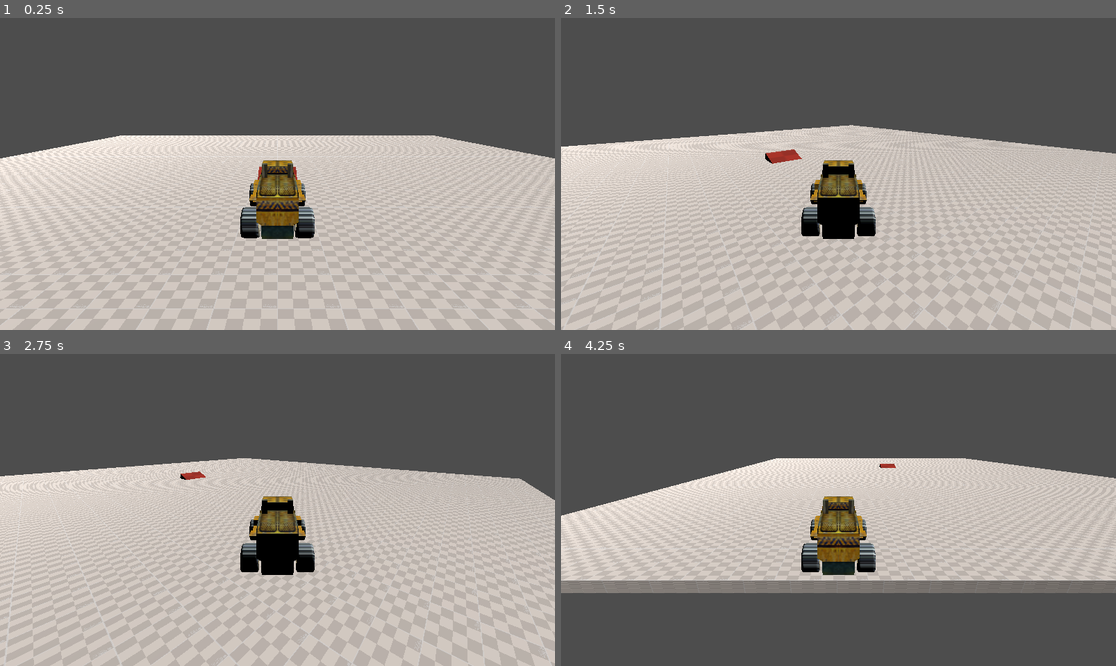
Above: before the commit, frames 1-4 (two rows, left to right).
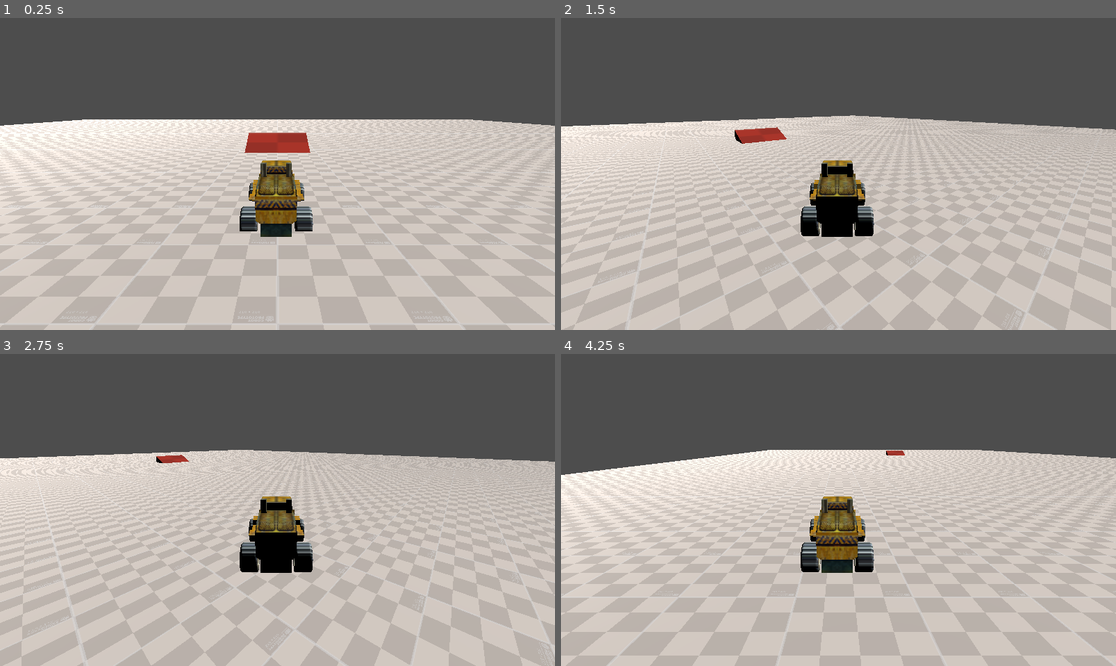
Above: after the commit, the same moments.

Repository: d-c02/bigmodejam2026
Game: Godot game, scene res://Scenes/testmap.tscn
Same seed, same stepped clock (60 frames per second), same inputs: the game is played once before the commit and once after it.
Inputs:
- Up to frame 1 (0.25 s): no input
- Up to frame 2 (1.5 s): hold D (turn_right) 0.53-1.28 s; hold S (decelerate) 0.53-1.28 s; hold A (turn_left) from 1.28 s (still down); tap S (decelerate) at 1.35 s
- Up to frame 3 (2.75 s): release A (turn_left) at 2.03 s; hold D (turn_right) from 2.03 s (still down); hold S (decelerate) from 2.03 s (still down)
- Up to frame 4 (4.25 s): release D (turn_right) at 2.78 s; release S (decelerate) at 2.78 s; hold W (accelerate) 2.78-3.53 s; tap S (decelerate) at 2.85 s; hold A (turn_left) from 3.53 s (still down); hold S (decelerate) from 3.53 s (still down)

The runs differ from the first frame. In frame 1, 25% of the frame differs, in the area x 0-100%, y 32-100%; in frame 2, 18%; in frame 3, 17%; in frame 4, 47%, in the area x 0-100%, y 30-100%.

Commit message:
Fully working (Model needs to not be resized fsr)

Diff:
--- a/Scenes/sphere_car.gd
+++ b/Scenes/sphere_car.gd
@@ -34,6 +34,7 @@
 
 	if linear_velocity.length() > turn_stop_limit:
 		var new_basis = car_mesh.global_transform.basis.rotated(car_mesh.global_transform.basis.y.normalized(), turn_input)
+
 		car_mesh.global_transform.basis = car_mesh.global_transform.basis.slerp(new_basis, turn_speed * delta)
 		car_mesh.global_transform = car_mesh.global_transform.orthonormalized()
 		var t = -turn_input * linear_velocity.length() / body_tilt
--- a/Scenes/sphere_car.tscn
+++ b/Scenes/sphere_car.tscn
@@ -1,7 +1,7 @@
 [gd_scene format=3 uid="uid://dtx7f7x5w6j63"]
 
-[ext_resource type="PackedScene" uid="uid://chbdce2xttahq" path="res://Models/bulldozer.glb" id="1_5savg"]
 [ext_resource type="Script" uid="uid://djacxk3assysx" path="res://Scenes/sphere_car.gd" id="1_cbnq8"]
+[ext_resource type="PackedScene" uid="uid://h42mudhq2gdw" path="res://Models/tinybrute.glb" id="2_cbnq8"]
 
 [sub_resource type="PhysicsMaterial" id="PhysicsMaterial_cbnq8"]
 
@@ -16,16 +16,15 @@
 [node name="CollisionShape3D" type="CollisionShape3D" parent="." unique_id=718584098]
 shape = SubResource("SphereShape3D_jrym5")
 
-[node name="mesh" parent="." unique_id=762707843 instance=ExtResource("1_5savg")]
-unique_name_in_owner = true
-transform = Transform3D(0.425, 0, 0, 0, 0.425, 0, 0, 0, 0.425, 0, -1, 0)
+[node name="mesh" parent="." unique_id=723027539 instance=ExtResource("2_cbnq8")]
+transform = Transform3D(1, 0, 0, 0, 1, 0, 0, 0, 1, 0, -1, 0)
 top_level = true
 
 [node name="raycast" type="RayCast3D" parent="mesh" unique_id=281759698]
 unique_name_in_owner = true
-transform = Transform3D(1.0000001, 0, 0, 0, 1.0000001, 0, 0, 0, 1.0000001, 0, 1.24, 0)
-target_position = Vector3(0, -2, 0)
+transform = Transform3D(1, 0, 0, 0, 1, 0, 0, 0, 1, 0, 0.5617266, 0)
+hit_from_inside = true
 debug_shape_custom_color = Color(1, 0, 0, 1)
 
 [node name="Camera3D" type="Camera3D" parent="mesh" unique_id=414485235]
-transform = Transform3D(2.3529413, 0, 0, 0, 2.2305408, 0.74901336, 0, -0.74901336, 2.2305408, 0, 8.906116, 15.026733)
+transform = Transform3D(1, 0, 0, 0, 0.94797975, 0.31833065, 0, -0.31833065, 0.94797975, 0, 3.7850993, 6.386362)
--- a/Scenes/testmap.tscn
+++ b/Scenes/testmap.tscn
@@ -50,4 +50,3 @@
 surface_material_override/0 = SubResource("StandardMaterial3D_sl5l8")
 
 [node name="SphereCar" parent="." unique_id=452002719 instance=ExtResource("3_8pf2f")]
-transform = Transform3D(0.475, 0, 0, 0, 0.475, 0, 0, 0, 0.475, 0, 1.8927622, 0)
Binary file added: Models/tinybrute.glb
Not shown, added: Models/tinybrute.glb.import
Binary file added: Models/tinybrute_folklift256.png
Not shown, added: Models/tinybrute_folklift256.png.import
